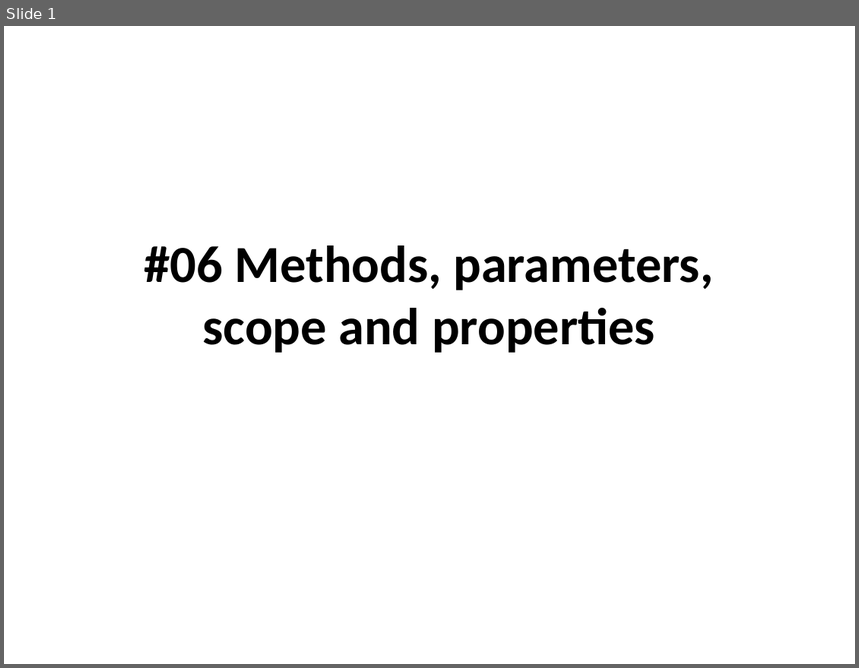
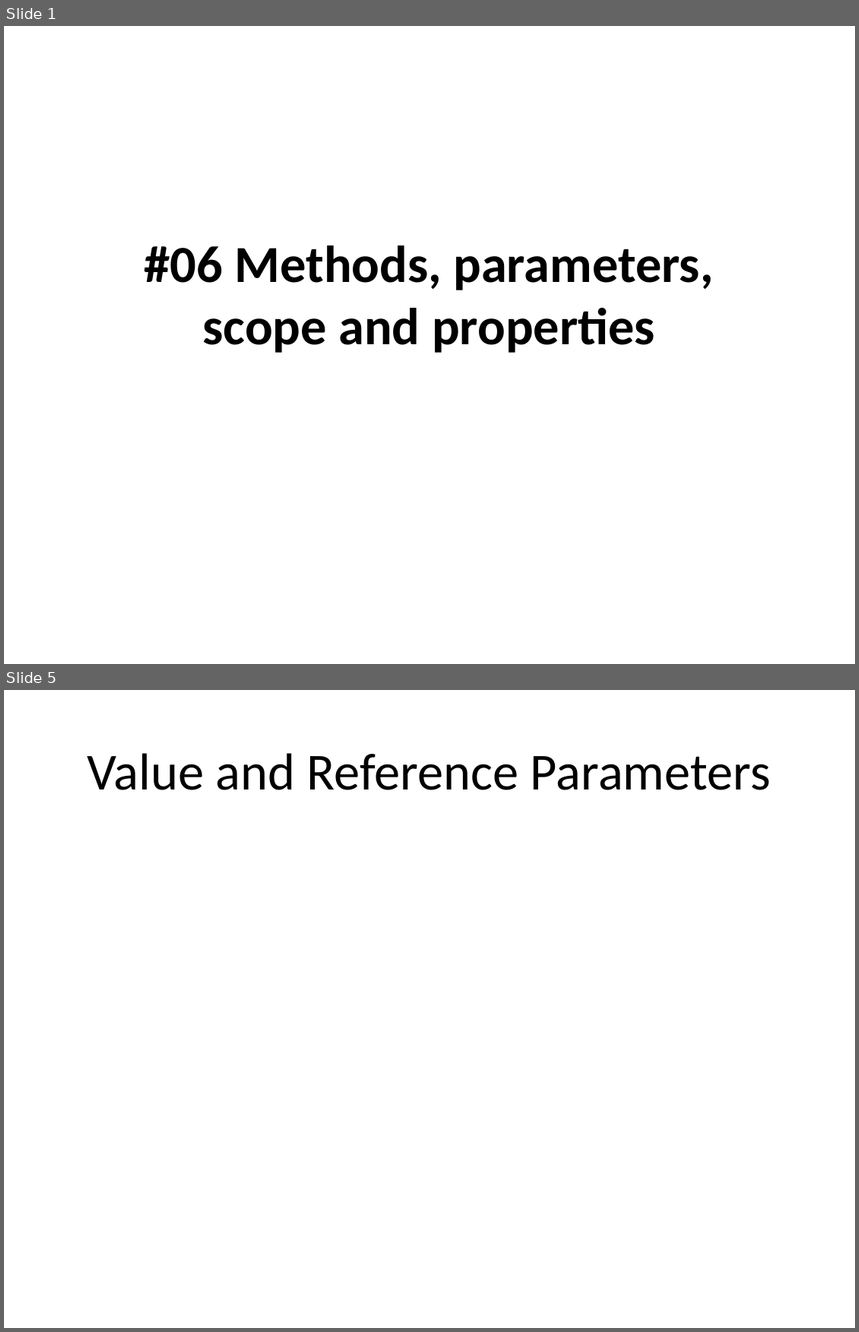
Before and after one commit to isurup/kalle-martin-group, a slide deck: OOPExam/06 Methods, parameters, scope and properties.pptx. Shown one above the other, each under a label of ours: slide 1 before the commit, slides 1 and 5 after it; the slides between them are not shown. The pictures are 859x668 and 859x1332 pixels, drawn with LibreOffice and Linux fonts; fonts in the diff are those of the drawing. Boxes give left, top, right and bottom in pixels: in the first picture for what was removed or moved away, otherwise in the second. Text is boxed around its words. In the diff, an @@ line names an element or a change of style, - is before the commit and + after.

```diff
--- a/OOPExam/06 Methods, parameters, scope and properties.pptx
+++ b/OOPExam/06 Methods, parameters, scope and properties.pptx
@@ slide 5 added at [4, 690, 855, 1328], background #FFFFFF @@
@@ title added at [88, 753, 771, 790], 44 pt, text #000000 @@
+Value and Reference Parameters
```
Also in this commit, not shown: 1 slide changed, 7 other slides added, 7 slides removed.
